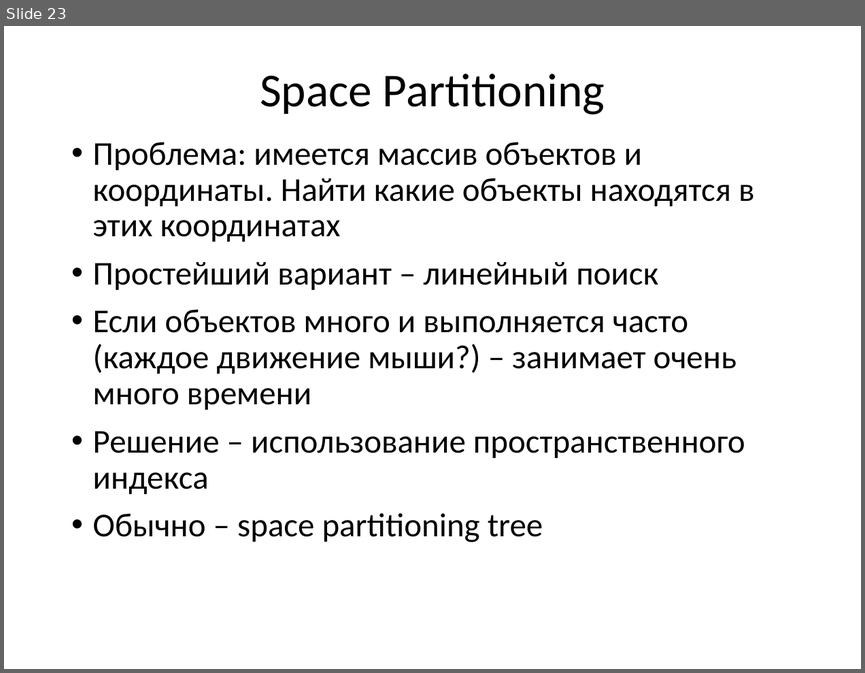
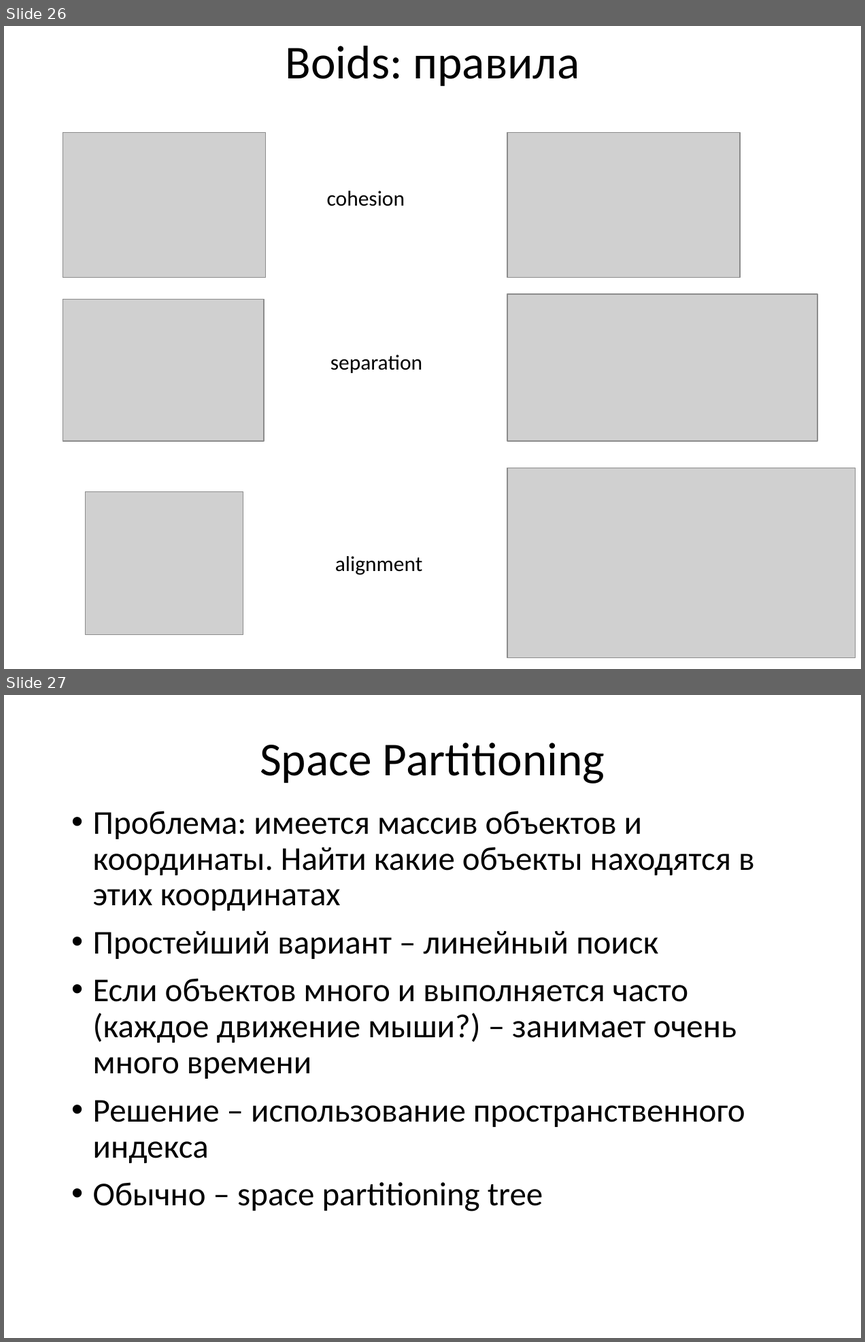
Before and after one commit to schadov/241m-lectures, a slide deck: Algorithms.pptx. Shown one above the other, each under a label of ours: slide 23 before the commit, slides 26 and 27 after it. The pictures are 865x673 and 865x1342 pixels, drawn with LibreOffice and Linux fonts; fonts in the diff are those of the drawing; grey boxes stand for pictures. Boxes give left, top, right and bottom in pixels: in the first picture for what was removed or moved away, otherwise in the second. Text is boxed around its words. In the diff, an @@ line names an element or a change of style, - is before the commit and + after.

```diff
--- a/Algorithms.pptx
+++ b/Algorithms.pptx
@@ slide 26 added at [4,26,861,669], background #FFFFFF @@
@@ title added at [286,46,579,87], 39.6 pt, text #000000 @@
+Boids: правила
@@ picture added at [63,132,265,277] @@
@@ picture added at [507,132,739,277] @@
@@ text added at [327,191,405,206], 18 pt, text #000000 @@
+cohesion
@@ picture added at [63,299,264,441] @@
@@ picture added at [507,294,817,441] @@
@@ text added at [330,354,422,373], 18 pt, text #000000 @@
+separation
@@ picture added at [507,468,855,658] @@
@@ picture added at [86,491,243,635] @@
@@ text added at [335,556,422,575], 18 pt, text #000000 @@
+alignment
@@ what was slide 23 is now slide 27 @@
```
Also in this commit, not shown: 7 slides changed, 5 other slides added, 1 slide removed.
